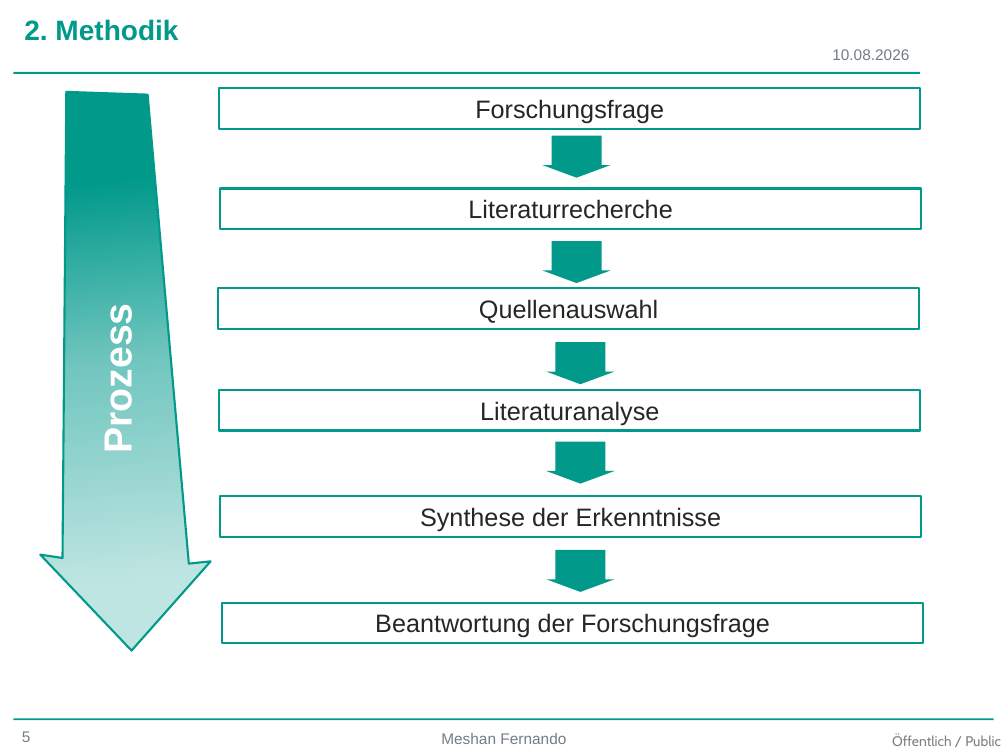
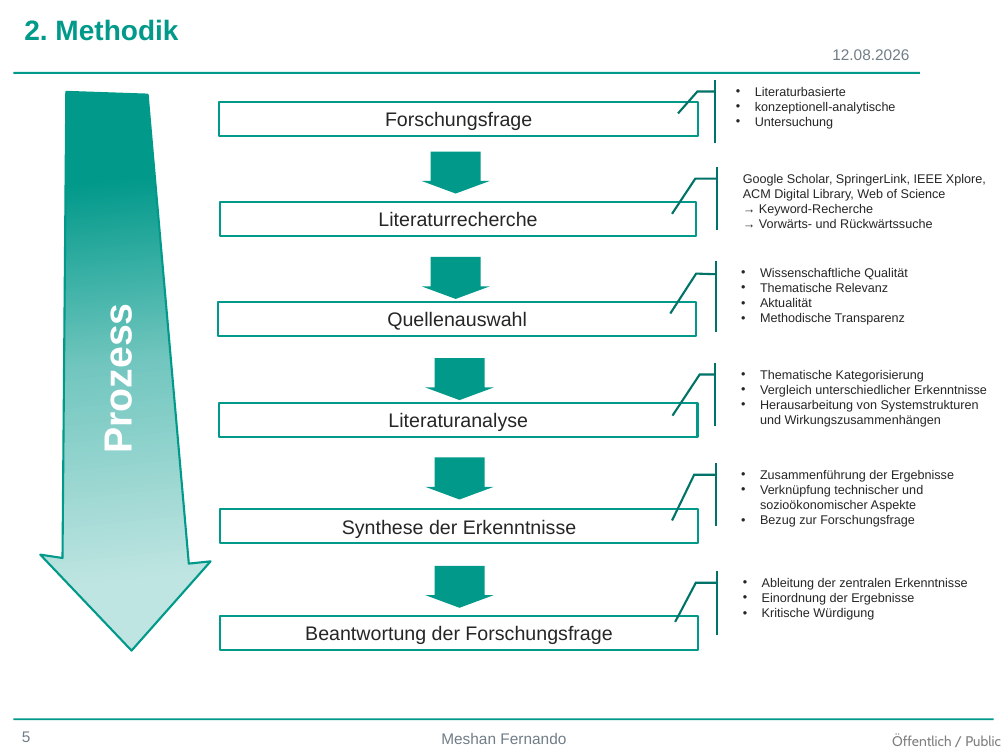
Before and after one commit to thejoker1236/BachlorsThesis, a slide deck: slide 5 of Presentation/Bachelor-Thesis.pptx. Drawn at 1008x756 pixels with LibreOffice and Linux fonts; fonts in the diff are those of the drawing; background and template pictures are left out. Boxes give left, top, right and bottom in pixels: in the first picture for what was removed or moved away, otherwise in the second. Text is boxed around its words. In the diff, an @@ line names an element or a change of style, - is before the commit and + after.

```diff
--- a/Presentation/Bachelor-Thesis.pptx
+++ b/Presentation/Bachelor-Thesis.pptx
@@ text at <box>832,49,909,60</box>: text changed @@
-10.08.2026
+12.08.2026
@@ accent callout added at <box>732,80,939,143</box>, fill #FFFFFF, outline #007368 1.5 pt, 9 pt, text #262626 @@
+• Literaturbasierte
+• konzeptionell-analytische
+• Untersuchung
@@ rectangle "Forschungsfrage": place and size @@
-rectangle "Forschungsfrage" at <box>220,89,921,129</box>
+rectangle "Forschungsfrage" at <box>220,102,699,136</box>
@@ accent callout added at <box>739,166,1000,230</box>, fill #FFFFFF, outline #007368 1.5 pt, 9 pt, text #262626 @@
+Google Scholar, SpringerLink, IEEE Xplore, ACM Digital Library, Web of Science
+→ Keyword-Recherche
+→ Vorwärts- und Rückwärtssuche
@@ rectangle "Literaturrecherche": place and size @@
-rectangle "Literaturrecherche" at <box>220,188,921,229</box>
+rectangle "Literaturrecherche" at <box>220,202,696,236</box>
@@ accent callout added at <box>737,261,995,333</box>, fill #FFFFFF, outline #007368 1.5 pt, 9 pt, text #262626 @@
+• Wissenschaftliche Qualität
+• Thematische Relevanz
+• Aktualität
+• Methodische Transparenz
@@ rectangle "Quellenauswahl": place and size @@
-rectangle "Quellenauswahl" at <box>218,288,919,329</box>
+rectangle "Quellenauswahl" at <box>218,301,696,336</box>
@@ accent callout added at <box>737,363,998,426</box>, fill #FFFFFF, outline #007368 1.5 pt, 9 pt, text #262626 @@
+• Thematische Kategorisierung
+• Vergleich unterschiedlicher Erkenntnisse
+• Herausarbeitung von Systemstrukturen und Wirkungszusammenhängen
@@ rectangle "Literaturanalyse": place and size @@
-rectangle "Literaturanalyse" at <box>220,390,921,430</box>
+rectangle "Literaturanalyse" at <box>220,403,698,437</box>
@@ 5 down arrows: place and size @@
-5 down arrows at <box>542,136,615,593</box>
+5 down arrows at <box>421,151,494,608</box>
@@ accent callout added at <box>737,463,995,526</box>, fill #FFFFFF, outline #007368 1.5 pt, 9 pt, text #262626 @@
+• Zusammenführung der Ergebnisse
+• Verknüpfung technischer und sozioökonomischer Aspekte
+• Bezug zur Forschungsfrage
@@ rectangle "Synthese der Erkenntnisse": place and size @@
-rectangle "Synthese der Erkenntnisse" at <box>220,496,921,536</box>
+rectangle "Synthese der Erkenntnisse" at <box>220,509,698,543</box>
@@ accent callout added at <box>739,571,997,634</box>, fill #FFFFFF, outline #007368 1.5 pt, 9 pt, text #262626 @@
+• Ableitung der zentralen Erkenntnisse
+• Einordnung der Ergebnisse
+• Kritische Würdigung
@@ size 18 to 14 pt in 6 elements at <box>220,102,699,136</box>, <box>220,403,698,437</box>, <box>220,509,698,543</box>, <box>218,301,696,336</box>, <box>220,202,696,236</box>, <box>220,616,698,650</box> @@
@@ rectangle "Beantwortung der Forschungsfrage": place and size @@
-rectangle "Beantwortung der Forschungsfrage" at <box>222,603,923,643</box>
+rectangle "Beantwortung der Forschungsfrage" at <box>220,616,698,650</box>
```
Also in this commit, not shown: 7 other slides changed, 1 other file.
